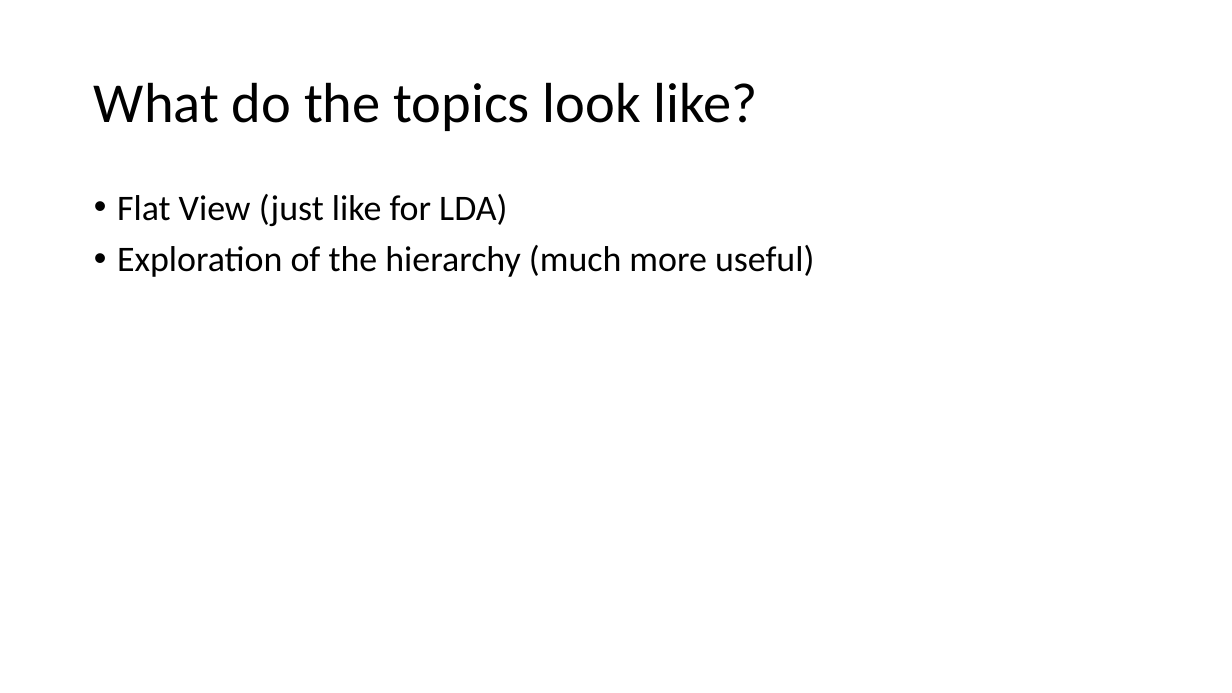
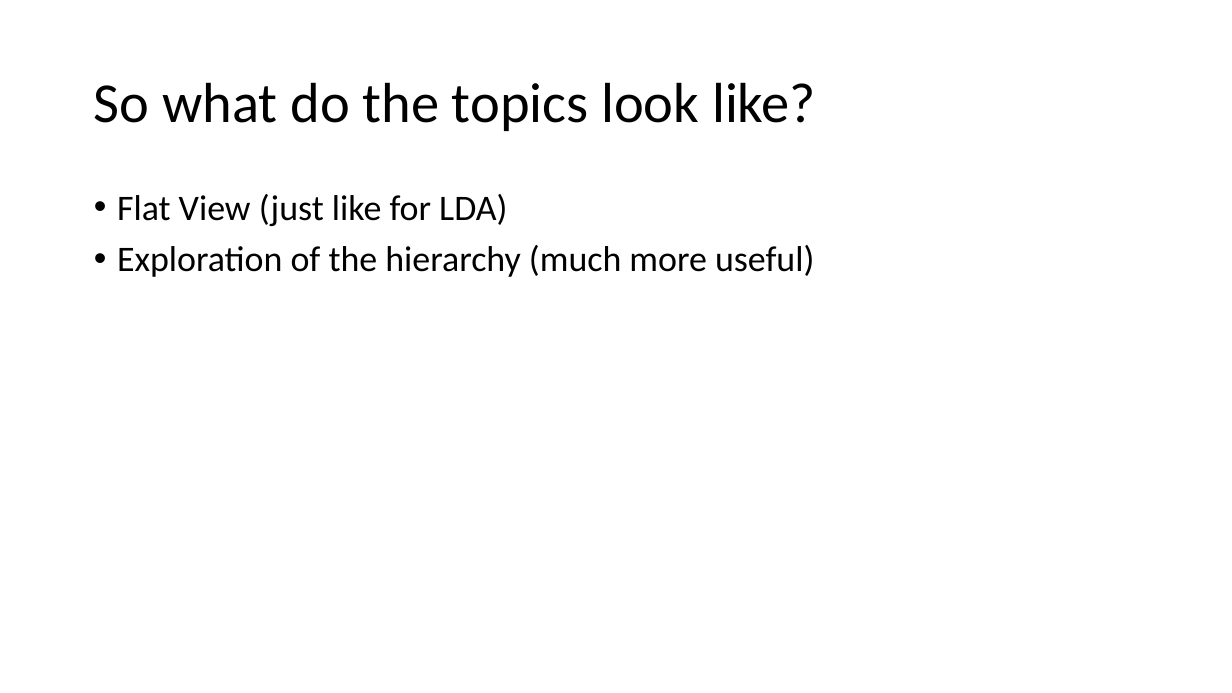
Before and after one commit to pfeiferd/TopicGrouperJ, a slide deck: slide 23 of doc/PTM.pptx. Drawn at 1232x693 pixels with LibreOffice and Linux fonts; fonts in the diff are those of the drawing. Boxes give left, top, right and bottom in pixels: in the first picture for what was removed or moved away, otherwise in the second. Text is boxed around its words. In the diff, an @@ line names an element or a change of style, - is before the commit and + after.

```diff
--- a/doc/PTM.pptx
+++ b/doc/PTM.pptx
@@ title at (x1=94, y1=82, x2=816, y2=131): text changed @@
-What do the topics look like?
+So what do the topics look like?
```
Also in this commit, not shown: 2 other files.
